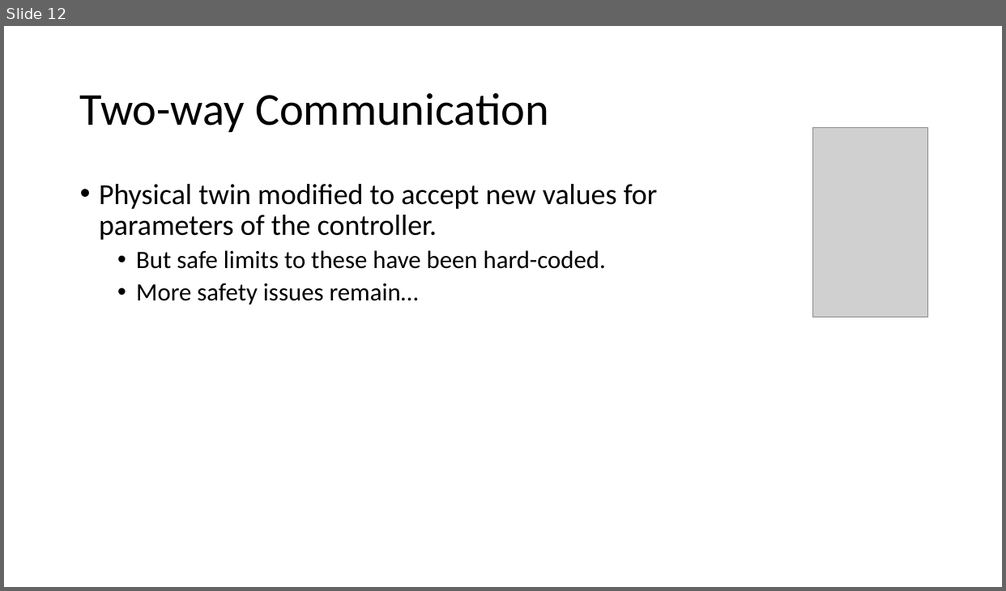
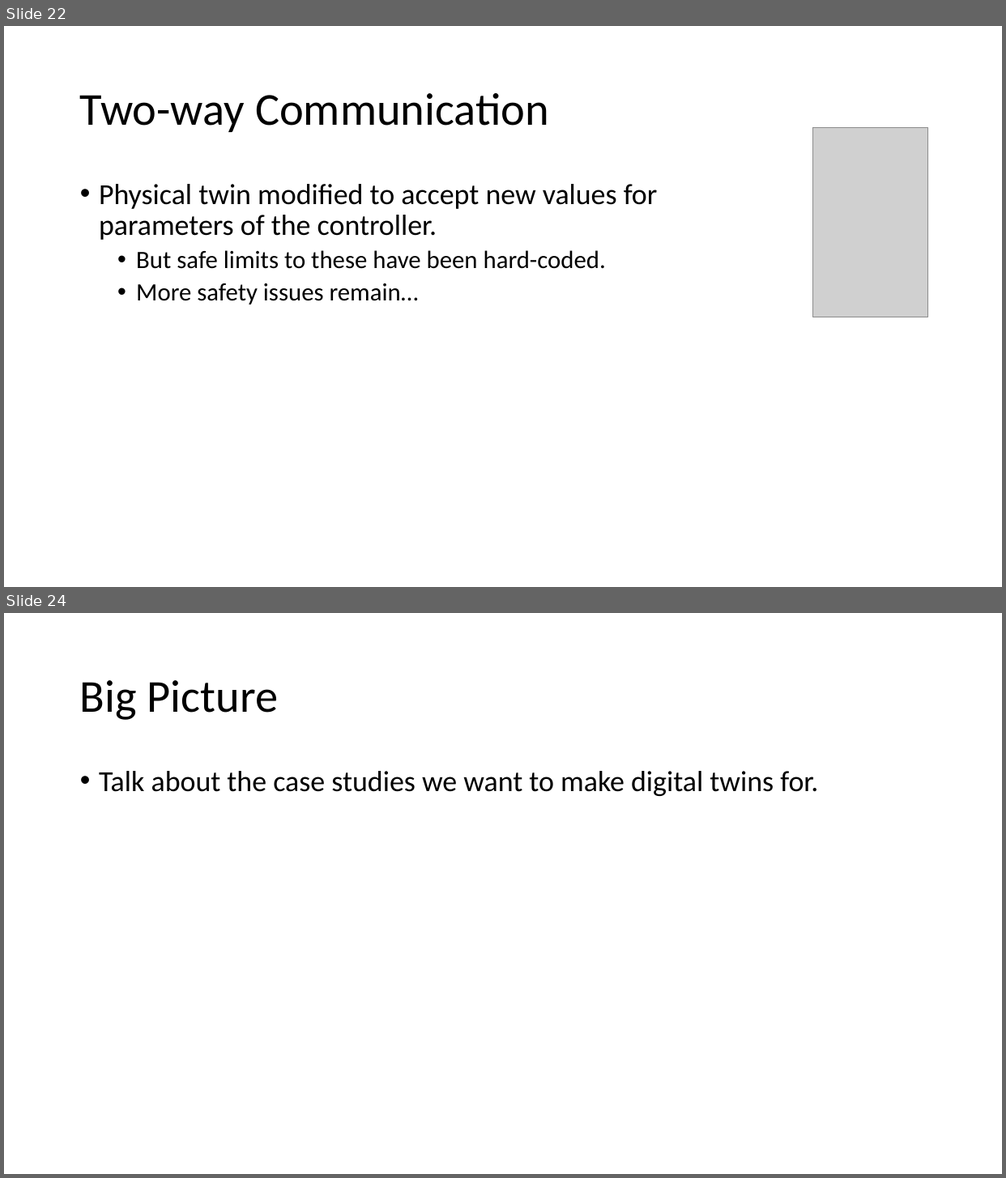
Before and after one commit to INTO-CPS-Association/example_digital-twin_incubator, a slide deck: notes/presentations/DigitLunch_17_December.pptx. Shown one above the other, each under a label of ours: slide 12 before the commit, slides 22 and 24 after it; the slides between them are not shown. The pictures are 1006x591 and 1006x1178 pixels, drawn with LibreOffice and Linux fonts; fonts in the diff are those of the drawing; grey boxes stand for pictures. Boxes give left, top, right and bottom in pixels: in the first picture for what was removed or moved away, otherwise in the second. Text is boxed around its words. In the diff, an @@ line names an element or a change of style, - is before the commit and + after.

```diff
--- a/notes/presentations/DigitLunch_17_December.pptx
+++ b/notes/presentations/DigitLunch_17_December.pptx
@@ slide 24 added at (4, 613, 1002, 1174), background #FFFFFF @@
@@ title added at (80, 680, 278, 720), 44 pt, text #000000 @@
+Big Picture
@@ text added at (99, 771, 818, 796), 28 pt, text #000000 @@
+• Talk about the case studies we want to make digital twins for.
@@ what was slide 12 is now slide 22 @@
```
Also in this commit, not shown: 3 slides changed, 11 other slides added, 2 other files.
